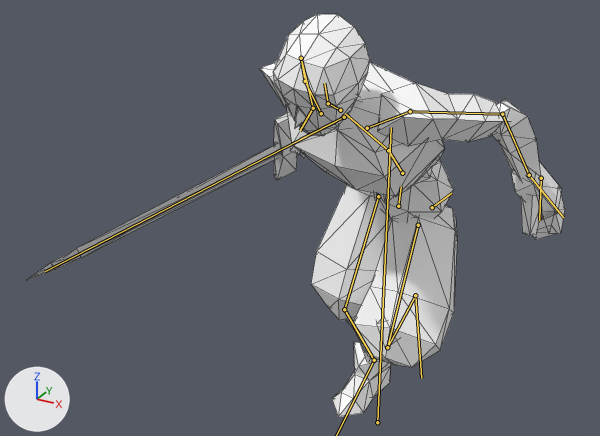
The glTF model entities/sword_figher/model/sword_fighter.glb as it was, and as the next commit left it.
Camera for both pictures: a 50 mm camera at (1.52, -3.71, 3.05) aimed at (-0.55, 0.07, 1.16). The axes (+X, +Y, +Z) are drawn at lower left. The lights are the same throughout. Both versions are drawn at frame 12 of the action 'run_bump_r'; the numbers are the values there. The bones that bend it are drawn over the model as lines. Mesh edges are drawn as thin lines.

Names of what the first picture shows: 'Cube', 'sword'.
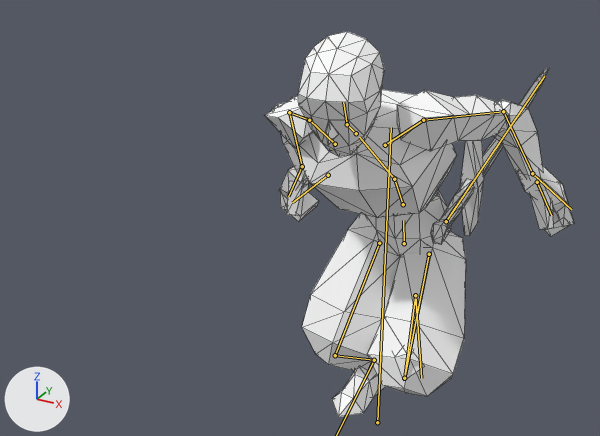
Where the change shows, as pixel boxes (x1, y1, x2, y2) in the pictures (600 x 436 px):
'Cube', posed: before (260, 14, 565, 417); after (265, 32, 574, 417)
'sword', posed: before (27, 113, 298, 280); after (431, 68, 549, 245)
bone 'Spine', root to tip: before (398, 206) to (401, 186); after (404, 243) to (403, 220)
bone 'Leg_r', root to tip: before (378, 196) to (344, 309); after (379, 243) to (335, 355)
bone 'Knee_r', root to tip: before (344, 309) to (374, 360); after (335, 355) to (374, 360)
bone 'Rib_cage', root to tip: before (402, 173) to (388, 150); after (403, 204) to (394, 179)
bone 'Torso', root to tip: before (388, 150) to (345, 113); after (394, 179) to (359, 137)
bone 'Leg_l', root to tip: before (418, 225) to (387, 347); after (429, 254) to (404, 378)
bone 'Knee_l', root to tip: before (387, 347) to (415, 295); after (404, 378) to (415, 295)
bone 'Stick', root to tip: before (344, 117) to (45, 271); after (446, 221) to (544, 76)

The change, as a diff of the scene's bpy script:
```diff
--- a/entities/sword_figher/model/sword_fighter.glb.py
+++ b/entities/sword_figher/model/sword_fighter.glb.py
@@ bone_spine @@
 bone_spine = bpy.data.objects['Armature'].pose.bones['Spine']  # child of 'Root'
-bone_spine.location = (0.071, -0.403, 0.021)
-bone_spine.rotation_quaternion = (0.968, 0.159, -0.152, -0.124)  # degrees (21, -15, -17)
+bone_spine.location = (0.118, -0.594, 0.039)
+bone_spine.rotation_quaternion = (0.996, 0.091, 0.0, 0.0)  # degrees (10, 0, 0)
@@ bone_leg_r @@
 bone_leg_r = bpy.data.objects['Armature'].pose.bones['Leg_r']  # child of 'Spine'
-bone_leg_r.rotation_quaternion = (0.939, -0.313, -0.113, -0.089)  # degrees (-36, -16, -6)
+bone_leg_r.rotation_quaternion = (0.948, -0.305, -0.027, 0.086)  # degrees (-36, 0, 10)
@@ bone_knee_r @@
 bone_knee_r = bpy.data.objects['Armature'].pose.bones['Knee_r']  # child of 'Leg_r'
-bone_knee_r.rotation_quaternion = (0.92, 0.387, 0.0, -0.056)  # degrees (45, 2, -6)
+bone_knee_r.rotation_quaternion = (0.799, 0.595, 0.0, -0.087)  # degrees (73, 6, -8)
@@ bone_foot_r @@
 bone_foot_r = bpy.data.objects['Armature'].pose.bones['Foot_r']  # child of 'Knee_r'
-bone_foot_r.rotation_quaternion = (0.971, -0.234, 0.0, 0.038)  # degrees (-27, 1, 4)
+bone_foot_r.rotation_quaternion = (0.924, -0.381, 0.029, 0.022)  # degrees (-45, 4, 1)
@@ bone_rib_cage @@
 bone_rib_cage = bpy.data.objects['Armature'].pose.bones['Rib_cage']  # child of 'Spine'
-bone_rib_cage.rotation_quaternion = (0.972, 0.225, -0.016, 0.072)  # degrees (26, -4, 8)
+bone_rib_cage.rotation_quaternion = (0.978, 0.198, 0.067, 0.024)  # degrees (23, 7, 4)
@@ bone_torso @@
 bone_torso = bpy.data.objects['Armature'].pose.bones['Torso']  # child of 'Rib_cage'
-bone_torso.rotation_quaternion = (0.982, 0.138, 0.114, -0.053)  # degrees (16, 14, -4)
+bone_torso.rotation_quaternion = (0.984, 0.174, -0.005, 0.025)  # degrees (20, -1, 3)
@@ bone_leg_l @@
 bone_leg_l = bpy.data.objects['Armature'].pose.bones['Leg_l']  # child of 'Spine'
-bone_leg_l.rotation_quaternion = (0.847, -0.47, -0.177, -0.174)  # degrees (-56, -28, -8)
+bone_leg_l.rotation_quaternion = (0.892, -0.426, -0.153, 0.009)  # degrees (-52, -15, 9)
@@ bone_knee_l @@
 bone_knee_l = bpy.data.objects['Armature'].pose.bones['Knee_l']  # child of 'Leg_l'
-bone_knee_l.rotation_quaternion = (0.56, 0.82, 0.0, 0.12)  # degrees (110, -11, 8)
+bone_knee_l.rotation_quaternion = (0.48, 0.868, 0.0, 0.127)  # degrees (121, -13, 7)
@@ bone_foot_l @@
 bone_foot_l = bpy.data.objects['Armature'].pose.bones['Foot_l']  # child of 'Knee_l'
-bone_foot_l.rotation_quaternion = (0.99, 0.014, 0.087, -0.109)  # degrees (1, 10, -12)
+bone_foot_l.rotation_quaternion = (0.974, -0.069, 0.132, -0.171)  # degrees (-11, 14, -21)
@@ bone_stick @@
 bone_stick = bpy.data.objects['Armature'].pose.bones['Stick']  # child of 'Root'
-bone_stick.location = (0.421, -0.132, 0.104)
-bone_stick.rotation_quaternion = (0.24, -0.231, 0.913, 0.236)  # degrees (-23, 147, 22)
+bone_stick.location = (1.216, 0.364, 0.381)
+bone_stick.rotation_quaternion = (0.093, -0.996, 0.0, 0.0)  # degrees (-169, 0, 0)
```
